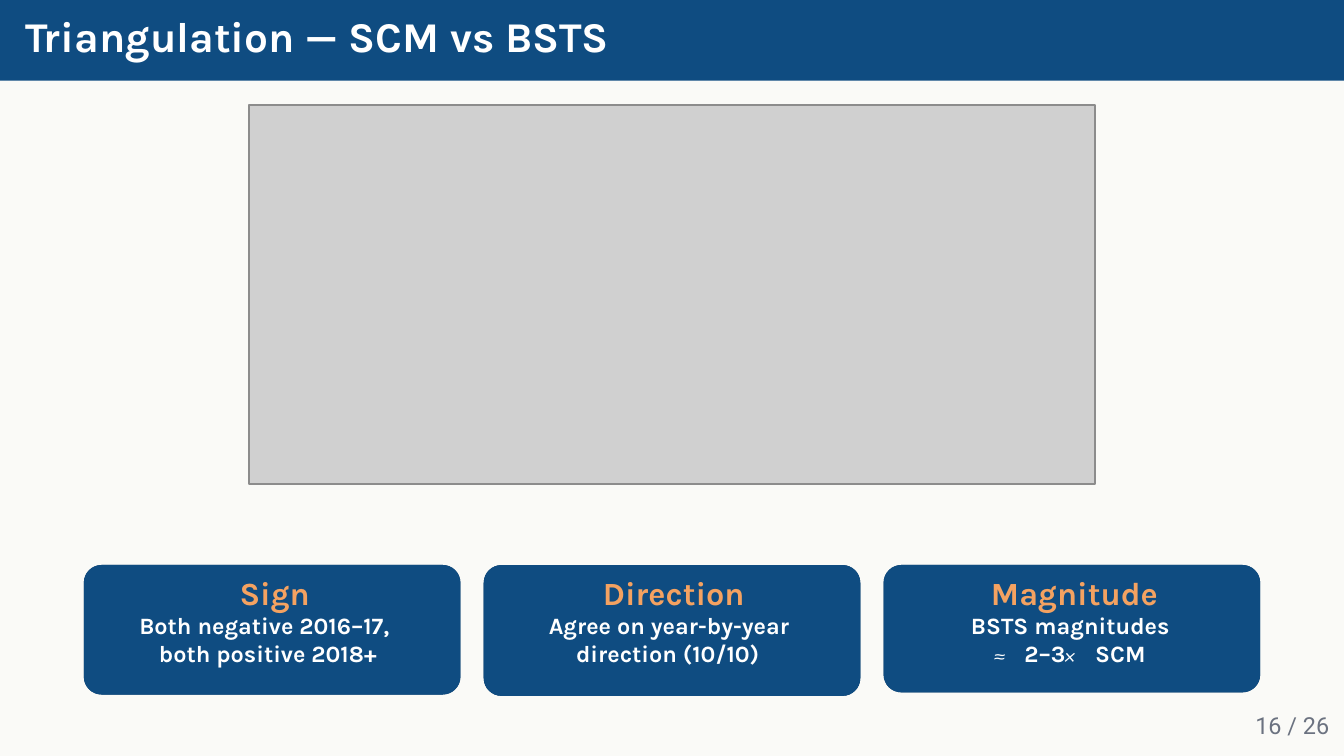
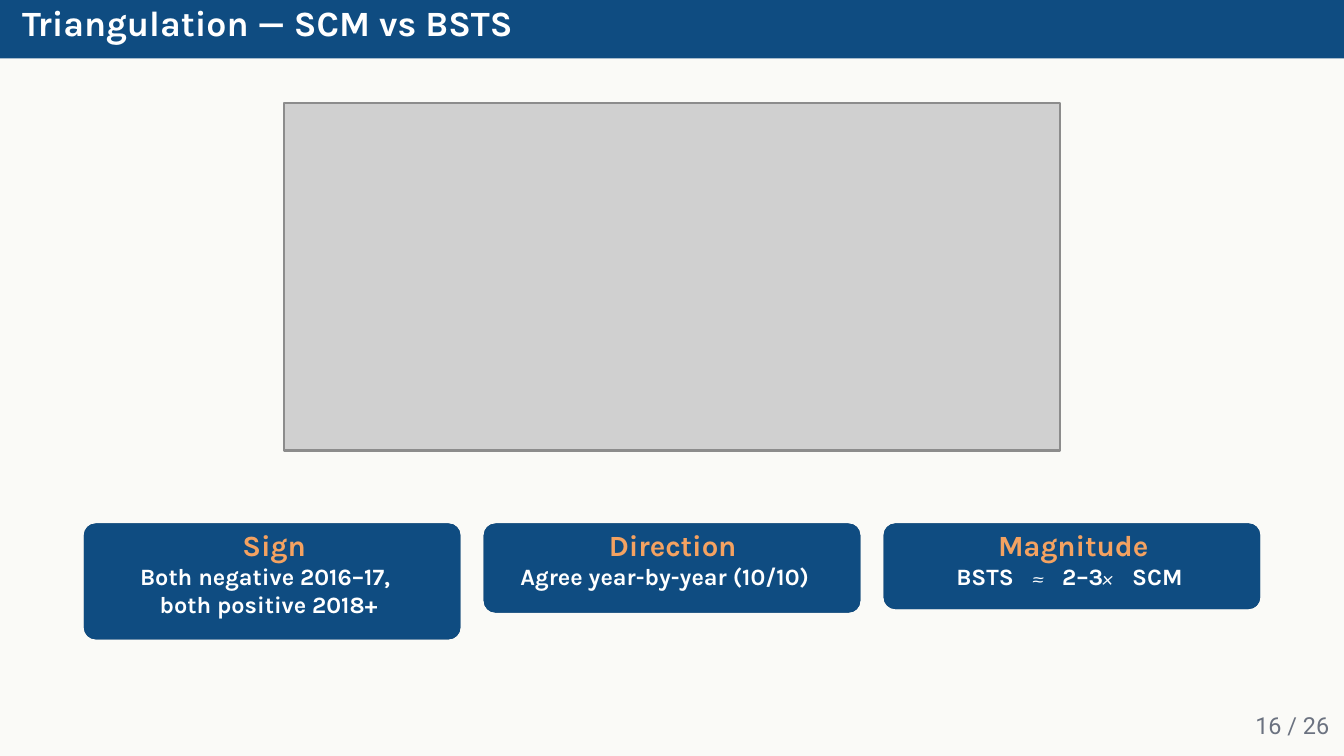
Before and after one commit to amsorrytola/scm-policy-india-, a slide deck: slide 16 of presentation/slides.pptx. Drawn at 1344x756 pixels with LibreOffice and Linux fonts; fonts in the diff are those of the drawing; grey boxes stand for pictures. Boxes give left, top, right and bottom in pixels: in the first picture for what was removed or moved away, otherwise in the second. Text is boxed around its words. In the diff, an @@ line names an element or a change of style, - is before the commit and + after.

```diff
--- a/presentation/slides.pptx
+++ b/presentation/slides.pptx
@@ freeform shape: place and size @@
-freeform shape at (0,0,1344,81)
+freeform shape at (0,0,1344,58)
@@ text "Triangulation — SCM vs BSTS": place and size @@
-text "Triangulation — SCM vs BSTS" at (25,22,609,63)
+text "Triangulation — SCM vs BSTS" at (22,10,512,45)
@@ text "Triangulation — SCM vs BSTS" at (22,10,512,45): size 14.3 to 12 pt @@
@@ picture: place and size @@
-picture at (250,105,1097,484)
+picture at (284,102,1060,450)
@@ freeform shape: place and size @@
-freeform shape at (83,565,459,695)
+freeform shape at (83,523,459,638)
@@ freeform shape: place and size @@
-freeform shape at (83,565,459,695)
+freeform shape at (83,523,459,638)
@@ text "Sign": place and size @@
-text "Sign" at (240,582,310,613)
+text "Sign" at (242,535,305,563)
@@ freeform shape: place and size @@
-freeform shape at (484,565,860,695)
+freeform shape at (484,523,860,612)
@@ freeform shape: place and size @@
-freeform shape at (484,565,860,695)
+freeform shape at (484,523,860,612)
@@ size 10.9 to 9.9 pt in 3 elements at (998,535,1148,563), (242,535,305,563), (609,535,737,557) @@
@@ text "Direction": place and size @@
-text "Direction" at (603,582,745,606)
+text "Direction" at (609,535,737,557)
@@ freeform shape: place and size @@
-freeform shape at (883,565,1259,693)
+freeform shape at (883,523,1259,608)
@@ freeform shape: place and size @@
-freeform shape at (883,565,1259,693)
+freeform shape at (883,523,1259,608)
@@ text "Magnitude": place and size @@
-text "Magnitude" at (991,582,1158,613)
+text "Magnitude" at (998,535,1148,563)
@@ text "Both negative 2016–17,": place and size @@
-text "Both negative 2016–17," at (139,617,389,640)
+text "Both negative 2016–17," at (140,568,390,591)
@@ text at (520,567,809,591): text changed @@
-Agree on year-by-year
+Agree year-by-year (10/10)
@@ text at (956,569,1014,586): text changed @@
-BSTS magnitudes
+BSTS
@@ text at (1033,563,1056,595): text changed @@
-×
+≈
@@ text "2–3": place and size @@
-text "2–3" at (1024,646,1065,663)
+text "2–3" at (1062,569,1103,586)
@@ text at (1101,563,1124,595): text changed @@
-≈
+×
@@ text "SCM": place and size @@
-text "SCM" at (1095,646,1145,663)
+text "SCM" at (1132,569,1182,586)
@@ text "both positive 2018+": place and size @@
-text "both positive 2018+" at (159,645,376,668)
+text "both positive 2018+" at (160,596,377,619)
@@ text removed at (576,644,759,665) @@
-direction (10/10)
```
Also in this commit, not shown: 25 other slides changed, 2 other files.
